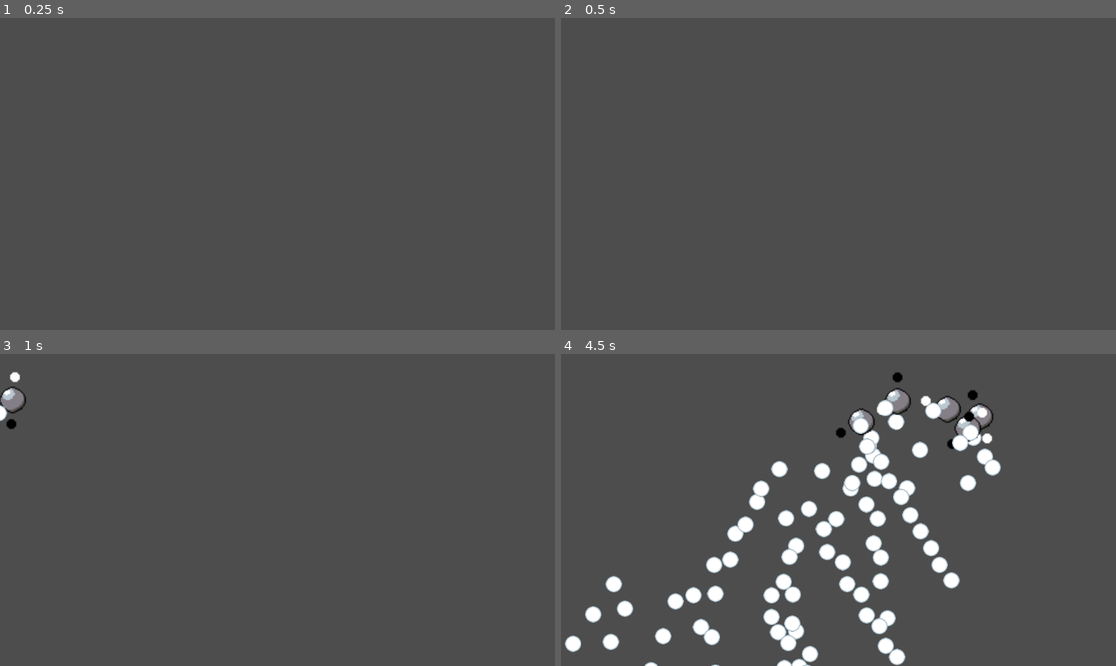
Above: before the commit, frames 1-4 (two rows, left to right).
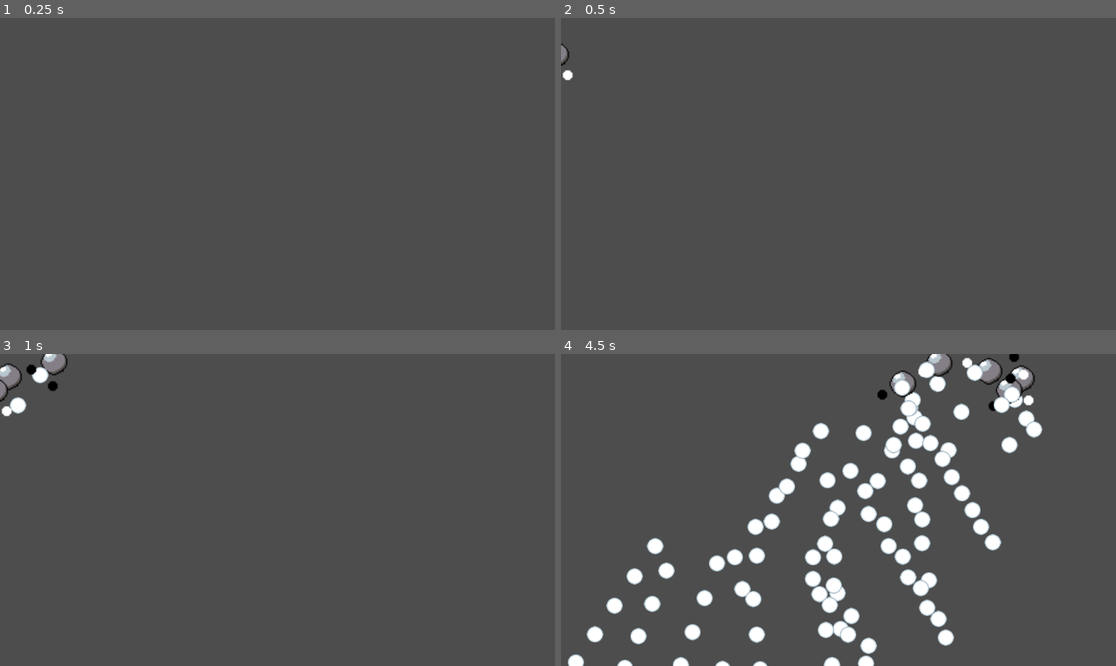
Above: after the commit, the same moments.

Repository: dommie123/Bullet_Hell
Game: Godot game, scene res://nodes/enemy_spawner.tscn
Same seed, same stepped clock (60 frames per second), same inputs: the game is played once before the commit and once after it. This scene is started directly instead of the project's main scene.
Inputs (mouse positions are in pixels of both pictures, inside the frame that each line leads up to):
- Up to frame 1 (0.25 s): no input
- Up to frame 2 (0.5 s): no input
- Up to frame 3 (1 s): move the mouse to (399, 494) at 0.52 s; press the mouse at (399, 494) at 0.53 s
- Up to frame 4 (4.5 s): move the mouse to (727, 525) at 1.27 s; release the mouse at (727, 525) at 1.28 s; right-click (727, 525) at 1.35 s; move the mouse to (894, 441) at 2.02 s; press the mouse at (894, 441) at 2.03 s; move the mouse to (810, 572) at 2.77 s; release the mouse at (810, 572) at 2.78 s; right-click (810, 572) at 2.85 s; move the mouse to (1005, 556) at 3.52 s; press the mouse at (1005, 556) at 3.53 s; move the mouse to (672, 463) at 4.27 s; release the mouse at (672, 463) at 4.28 s; right-click (672, 463) at 4.35 s

Frame 1 is identical in both runs. In frame 2, 0.1% of the frame differs, in the area x 0-3%, y 8-21%; in frame 3, 1.1%; in frame 4, 20%, in the area x 0-87%, y 0-100%.

Commit message:
Enemy spawners created

Diff:
--- a/nodes/enemy_spawner.tscn
+++ b/nodes/enemy_spawner.tscn
@@ -4,7 +4,7 @@
 [ext_resource type="PackedScene" uid="uid://eu3b6h326b4b" path="res://nodes/enemy.tscn" id="2_ciyst"]
 
 [node name="EnemySpawner" type="Node2D"]
-position = Vector2(-155, 123)
+position = Vector2(-69, 44)
 script = ExtResource("1_rapuo")
 enemyScene = ExtResource("2_ciyst")
 spawnOffset = Vector2(-100, -100)
